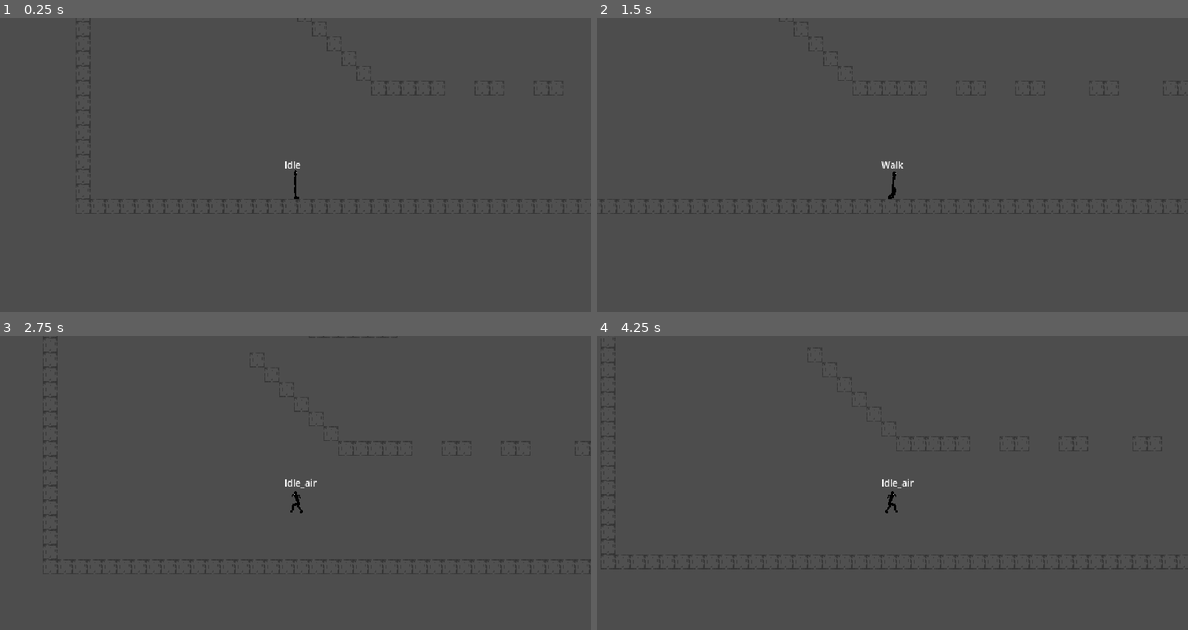
Above: before the commit, frames 1-4 (two rows, left to right).
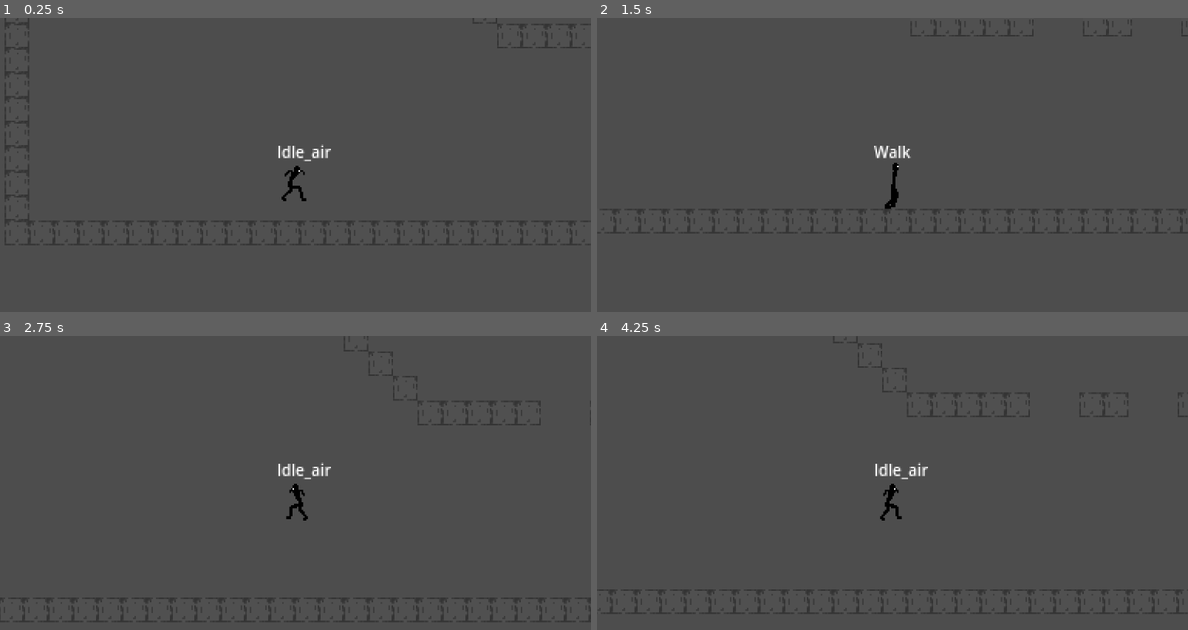
Above: after the commit, the same moments.

Repository: DumitrLeon/LLDF
Game: Godot game, scene res://Scenes/Level_1.tscn
Two runs of this game, one before a commit and one after it. Both use one fixed random seed, a clock stepped at 60 frames per second and the inputs below.
Inputs:
- Up to frame 1 (0.25 s): no input
- Up to frame 2 (1.5 s): hold Shift (sprint) 0.53-1.28 s; hold D (right) from 0.53 s (still down); tap Space (jump) at 0.77, 0.8, 1.07, 1.35 s
- Up to frame 3 (2.75 s): tap Space (jump) at 1.52, 1.82, 2.3 s; tap Shift (sprint) at 1.55 s; release D (right) at 2.03 s; hold A (left) from 2.03 s (still down); hold Shift (sprint) from 2.03 s (still down)
- Up to frame 4 (4.25 s): release A (left) at 2.78 s; release Shift (sprint) at 2.78 s; hold D (right) from 2.78 s (still down); tap Shift (sprint) at 2.85 s; tap Space (jump) at 3.02, 3.32, 3.6, 3.77, 4.07 s

The runs differ from the first frame. In frame 1, 1.8% of the frame differs, in the area x 0-100%, y 0-78%; in frame 2, 1.4%; in frame 3, 1.9%; in frame 4, 2.0%, in the area x 0-100%, y 0-95%.

Commit message:
Movement Rework
Ho Riscritto interamente il sistema di movimento e la logica di passaggio tra un'azione e l'altra

Diff:
--- a/Scenes/Level_1.tscn
+++ b/Scenes/Level_1.tscn
@@ -15,7 +15,7 @@
 [node name="Node2D" type="Node2D"]
 
 [node name="Player" parent="." instance=ExtResource("1_oiua3")]
-position = Vector2(123, 469)
+position = Vector2(74, 460)
 
 [node name="Map" type="TileMapLayer" parent="."]
 position = Vector2(-19, 18)
--- a/Scenes/Player.tscn
+++ b/Scenes/Player.tscn
@@ -113,7 +113,7 @@
 "speed": 5.0
 }, {
 "frames": [{
-"duration": 0.5,
+"duration": 0.8,
 "texture": SubResource("AtlasTexture_o3h8g")
 }, {
 "duration": 1.0,
@@ -130,7 +130,7 @@
 "speed": 5.0
 }, {
 "frames": [{
-"duration": 0.5,
+"duration": 0.8,
 "texture": SubResource("AtlasTexture_lslt6")
 }, {
 "duration": 0.8,
@@ -198,6 +198,8 @@
 sprite_frames = SubResource("SpriteFrames_nn08x")
 animation = &"Jump_side"
 autoplay = "Idle"
+frame = 3
+frame_progress = 1.0
 
 [node name="StateMachine" type="Node" parent="." node_paths=PackedStringArray("initial_state")]
 script = ExtResource("3_gntrk")
--- a/Scripts/Idle.gd
+++ b/Scripts/Idle.gd
@@ -1,15 +1,17 @@
-extends State
+extends Movement
 class_name Idle
 
+
 func Enter():
-
 	anim.play("Idle")
 
+
 func Update(_delta: float):
-	if x_input() != 0:
+	check_jump()
+	if player.dir != 0:
 		Transitioned.emit(self, "Walk")
-	if check_jump():
-		Transitioned.emit(self, "Jump")
 
-func _physics_process(delta: float) -> void:
-	pass
+
+func Physics_process(delta: float) -> void:
+	if not check_floor() and not StateMachine.current_state.name == "Jump":
+		Transitioned.emit(self, "Idle_air")
--- a/Scripts/Idle_air.gd
+++ b/Scripts/Idle_air.gd
@@ -1,13 +1,16 @@
-extends State
+extends Movement
 class_name Idle_air
+
 
 func Enter():
 	anim.play("Idle_air")
 
+
 func Update(_delta: float):
-	player.velocity.x = x_input()*player.speed
+	super.Update(_delta)
 
-func _physics_process(delta: float) -> void:
+
+func Physics_process(delta: float) -> void:
 	apply_gravity()
 	if check_floor():
 		Transitioned.emit(self, "Idle")
--- a/Scripts/Jump.gd
+++ b/Scripts/Jump.gd
@@ -1,21 +1,26 @@
-extends State
+extends Movement
 class_name Jump
 
+var frame_progress = 0
 
 func Enter():
-	player.jump = true
-	if x_input() == 0:
+	player.velocity.y = player.jump_boost
+
+
+func Update(_delta: float):
+	super.Update(_delta)
+	if player.velocity.y > -30:
+		Transitioned.emit(self, "Idle_air")
+
+
+func Physics_process(delta: float) -> void:
+	apply_gravity()
+	if check_floor():
+		Transitioned.emit(self, "idle")
+
+	frame_progress = anim.frame_progress
+	if abs(player.velocity.x) < 0.1:
 		anim.play("Jump_up")
 	else:
 		anim.play("Jump_side")
-
-
-
-func Update(_delta: float):
-	if (anim.animation == "Jump_up" or anim.animation == "Jump_side")  and anim.frame > 2:
-		Transitioned.emit(self, "Idle_air")
-
-
-func _physics_process(delta: float) -> void:
-	if check_floor() and anim.frame > 0:
-		Transitioned.emit(self, "Idle")
+	anim.frame_progress = frame_progress
--- /dev/null
+++ b/Scripts/Movement.gd
@@ -0,0 +1,33 @@
+extends State
+class_name Movement
+
+func Enter():
+	pass
+
+
+func Update(_delta: float):
+	if Input.is_action_pressed("sprint"):
+		player.velocity.x = player.dir * player.speed * 3
+	else:
+		player.velocity.x = player.dir * player.speed
+
+
+func Physics_process(delta: float) -> void:
+	pass
+
+
+func check_floor():
+	if player.is_on_floor():
+		return true
+	else:
+		return false
+
+func check_jump():
+	if Input.is_action_just_pressed("jump"):
+		Transitioned.emit(self, "Jump")
+
+func apply_gravity():
+	if not check_floor():
+		player.velocity.y += player.gravity
+	else:
+		player.velocity.y = 0
--- a/Scripts/Run.gd
+++ b/Scripts/Run.gd
@@ -1,4 +1,4 @@
-extends State
+extends Movement
 class_name Run
 
 
@@ -7,18 +7,13 @@
 
 
 func Update(_delta: float):
-	player.velocity.x = x_input() * player.speed * 3.54
-
+	check_jump()
+	super.Update(_delta)
+	if player.dir == 0:
+		Transitioned.emit(self, "Idle")
 	if Input.is_action_just_released("sprint"):
 		Transitioned.emit(self, "Walk")
 
-	if x_input() == 0:
-		Transitioned.emit(self, "Idle")
-
-	if check_jump():
-		Transitioned.emit(self, "Jump")
-
-
-func _physics_process(delta: float) -> void:
+func Physics_process(delta: float) -> void:
 	if not check_floor():
 		Transitioned.emit(self, "Idle_air")
--- a/Scripts/State.gd
+++ b/Scripts/State.gd
@@ -3,9 +3,9 @@
 
 @warning_ignore("unused_signal")
 signal Transitioned
-var StateMachine = FiniteStateMachine
 var player
 var anim
+var StateMachine = FiniteStateMachine
 
 func _ready() -> void:
 	player = get_tree().get_first_node_in_group("Player")
@@ -21,27 +21,5 @@
 func Update(_delta: float):
 	pass
 
-func _physics_process(delta: float) -> void:
+func Physics_process(delta: float) -> void:
 	pass
-
-func x_input():
-	var x = Input.get_axis("left", "right")
-	return x
-
-func check_jump():
-	if Input.is_action_just_pressed("jump"):
-		return true
-	else:
-		return false
-
-func check_floor():
-	if player.is_on_floor():
-		return true
-	else:
-		return false
-
-func apply_gravity():
-	if not check_floor():
-		player.velocity.y += player.gravity
-	else:
-		player.velocity.y = 0
--- a/Scripts/Walk.gd
+++ b/Scripts/Walk.gd
@@ -1,4 +1,4 @@
-extends State
+extends Movement
 class_name Walk
 
 
@@ -7,21 +7,14 @@
 
 
 func Update(_delta: float):
-	if anim.frame != 0:
-		player.velocity.x = x_input() * player.speed
-	else:
-		player.velocity.x = x_input() * (player.speed / 2)
-
+	check_jump()
+	super.Update(_delta)
+	if player.dir == 0:
+		Transitioned.emit(self, "Idle")
 	if Input.is_action_pressed("sprint"):
 		Transitioned.emit(self, "Run")
 
-	if x_input() == 0:
-		Transitioned.emit(self, "Idle")
 
-	if check_jump():
-		Transitioned.emit(self, "Jump")
-
-
-func _physics_process(delta: float) -> void:
+func Physics_process(delta: float) -> void:
 	if not check_floor():
 		Transitioned.emit(self, "Idle_air")
--- a/Scripts/player.gd
+++ b/Scripts/player.gd
@@ -4,6 +4,7 @@
 @export var speed = 50
 @export var jump_boost = -350
 @export var gravity = 20
+var dir = 0 #PER LA DIREZIONE WOWOWOWOWOWOWOEWOWOWOWOWOW
 
 var jump = false
 
@@ -11,6 +12,7 @@
 	pass
 
 func _process(delta: float) -> void:
+	dir = Input.get_axis("left", "right")
 	if jump:
 		jump = false
 		velocity.y = jump_boost
--- a/Scripts/state_machine.gd
+++ b/Scripts/state_machine.gd
@@ -27,7 +27,7 @@
 
 func _physics_process(_delta: float) -> void:
 	if current_state:
-		current_state.Update(_delta)
+		current_state.Physics_process(_delta)
 
 func on_child_transitioned(state, new_state_name):
 	if state != current_state:
--- a/project.godot
+++ b/project.godot
@@ -17,9 +17,8 @@
 
 [display]
 
-window/size/viewport_width=1920
-window/size/viewport_height=1080
 window/stretch/mode="viewport"
+window/stretch/aspect="keep_height"
 
 [global_group]
 
Not shown, added: Scripts/Movement.gd.uid
Not shown, removed: aaaa.txt
